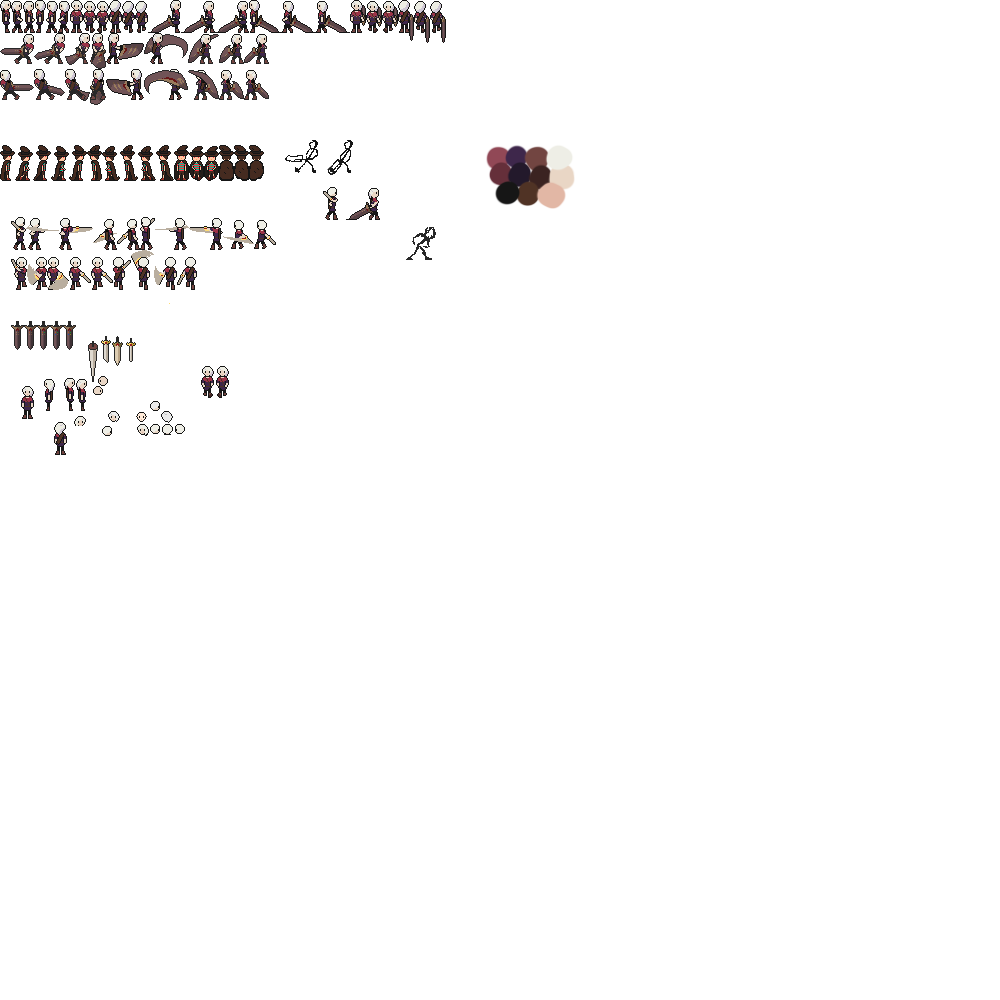
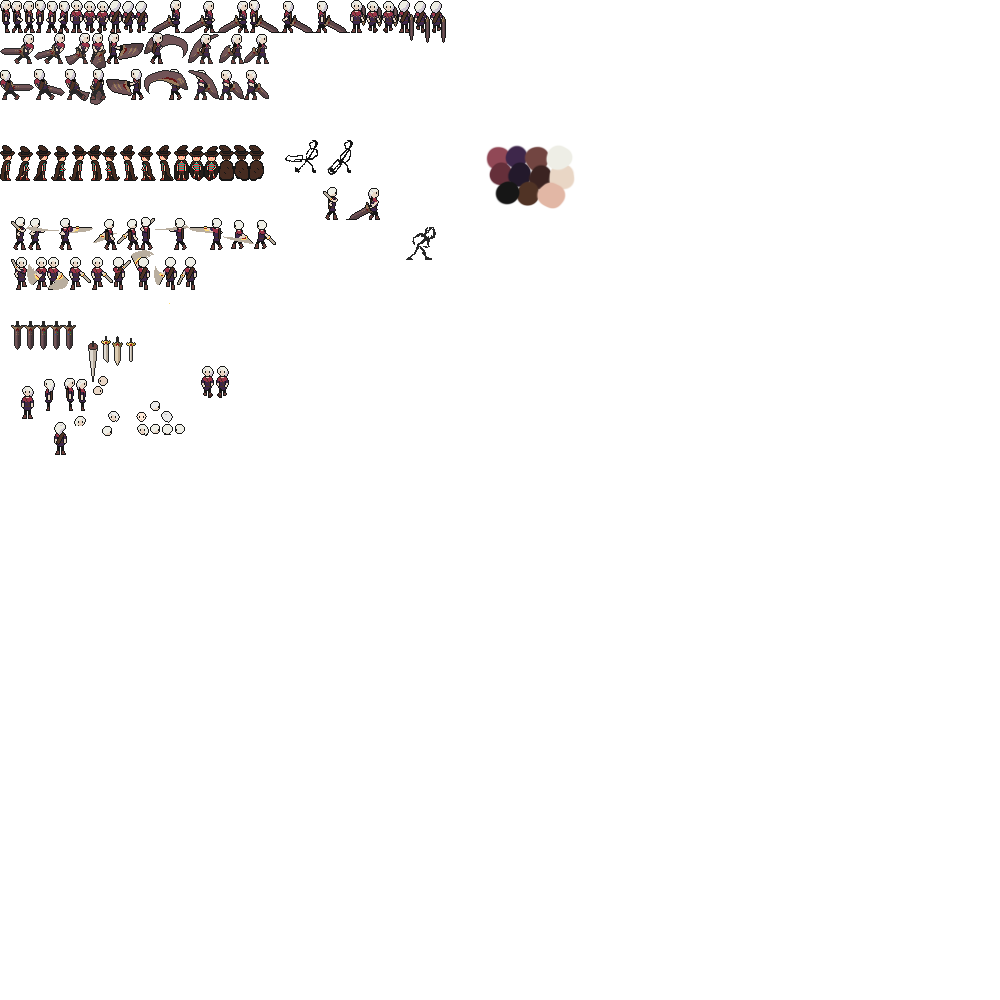
Two versions of the same layered image (1000x1000). Layer-by-layer changes:
painted on "7 copy" over [196, 79, 207, 90]
removed layer "7" (2nd of 2, in "Player" › "Armed" › "Attack" › "Left") from group "Left" over [196, 79, 207, 90]
painted on "8" (2nd of 2, in "Player" › "Armed" › "Attack" › "Left") over [199, 80, 232, 90]
painted on "9" (2nd of 2, in "Player" › "Armed" › "Attack" › "Left") over [246, 80, 257, 90]
